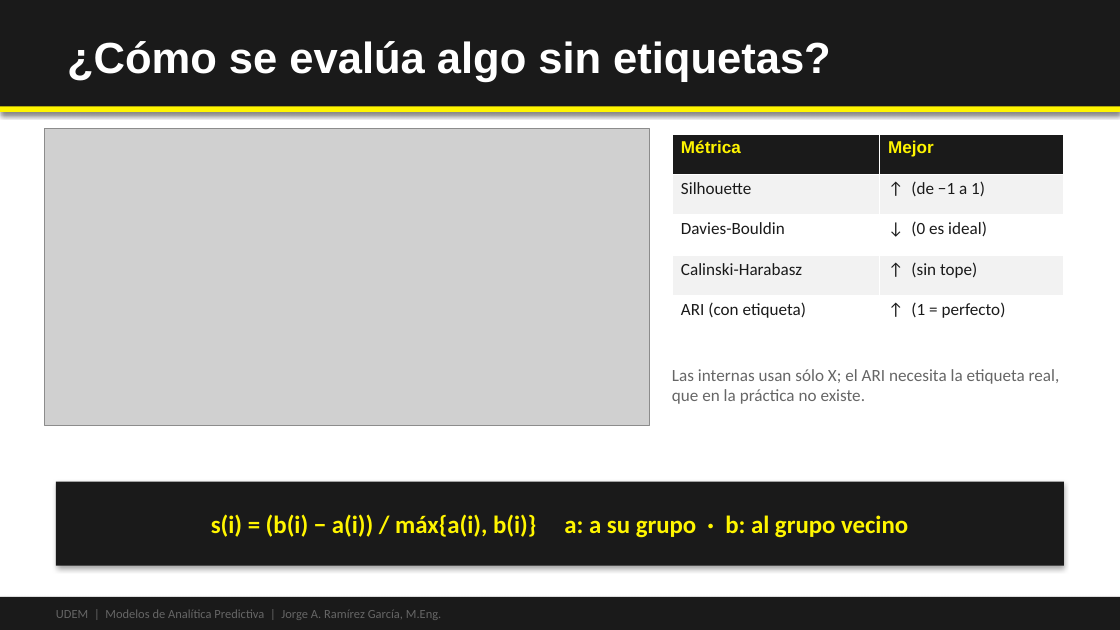
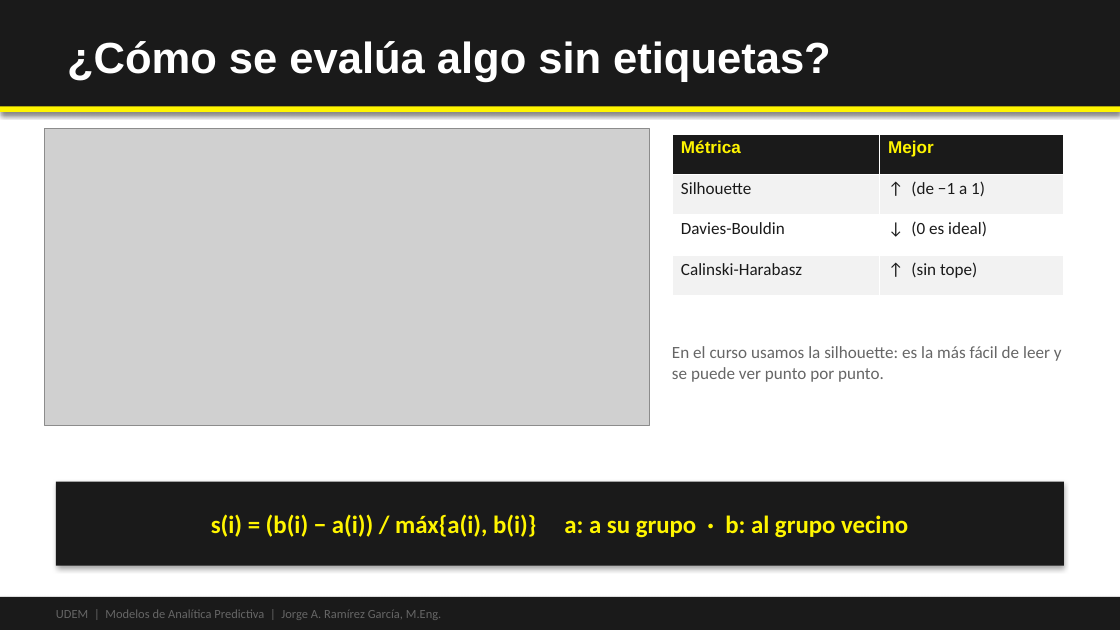
Before and after one commit to Emilio-Guevara/aprendizaje-no-supervisado-EmilioGuevara, a slide deck: slide 10 of 00-fundamentos/slides/Introducción al Aprendizaje No Supervisado - UDEM.pptx. Drawn at 1120x630 pixels with LibreOffice and Linux fonts; fonts in the diff are those of the drawing; grey boxes stand for pictures. Boxes give left, top, right and bottom in pixels: in the first picture for what was removed or moved away, otherwise in the second. Text is boxed around its words. In the diff, an @@ line names an element or a change of style, - is before the commit and + after.

```diff
--- a/00-fundamentos/slides/Introducción al Aprendizaje No Supervisado - UDEM.pptx
+++ b/00-fundamentos/slides/Introducción al Aprendizaje No Supervisado - UDEM.pptx
@@ table at (672, 134, 1064, 296) @@
-row 5: ARI (con etiqueta) | ↑ (1 = perfecto)
@@ text at (672, 346, 1062, 382): text changed @@
-Las internas usan sólo X; el ARI necesita la etiqueta real, que en la práctica no existe.
+En el curso usamos la silhouette: es la más fácil de leer y se puede ver punto por punto.
```
Also in this commit, not shown: 1 other slide changed, 2 slides added, 22 other files.
